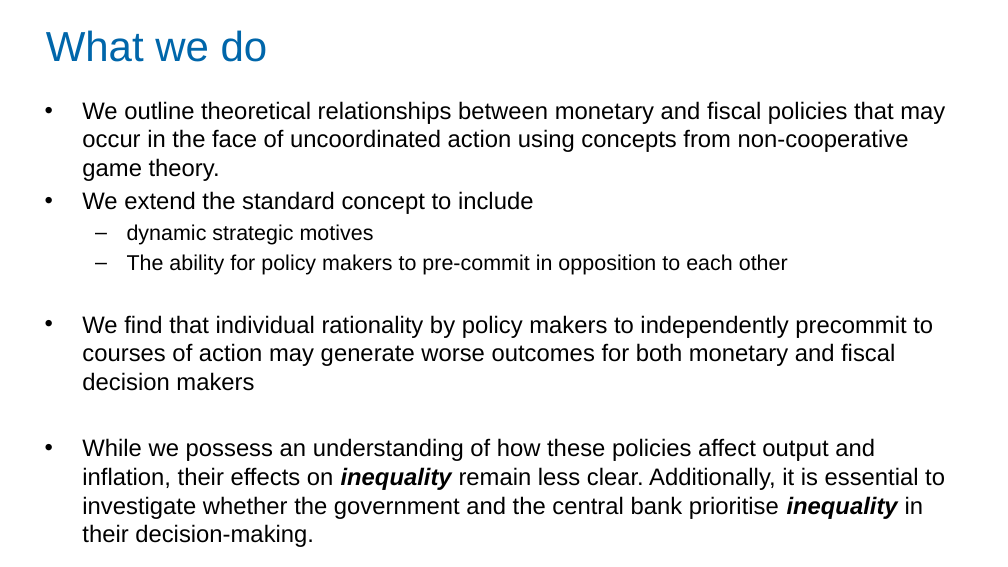
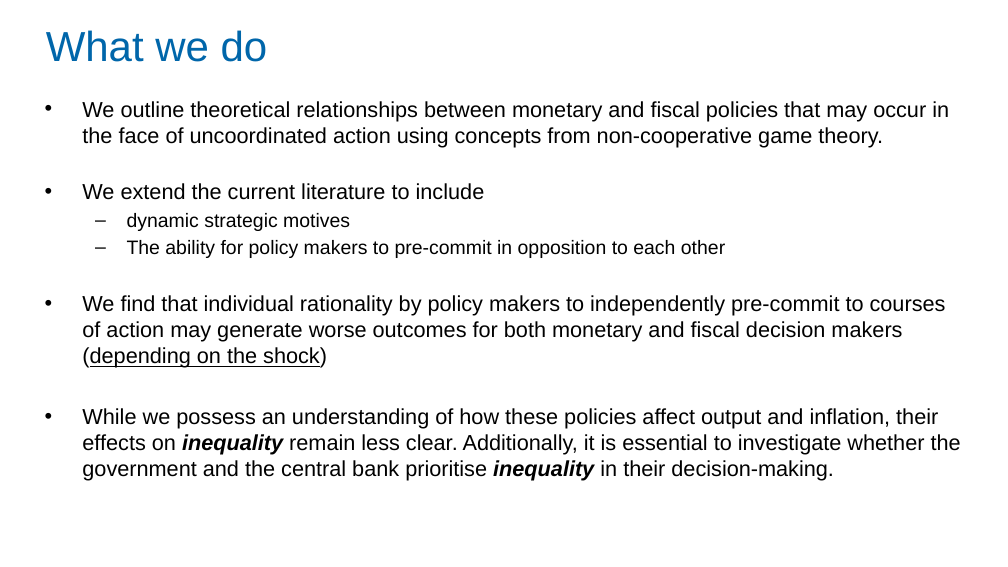
Before and after one commit to Zjub/TVHENZ, a slide deck: slide 2 of MF coordination/SI_game/Monetary and Fiscal Policy Coordination.pptx. Drawn at 1008x567 pixels with LibreOffice and Linux fonts; fonts in the diff are those of the drawing. Boxes give left, top, right and bottom in pixels: in the first picture for what was removed or moved away, otherwise in the second. Text is boxed around its words. In the diff, an @@ line names an element or a change of style, - is before the commit and + after.

```diff
--- a/MF coordination/SI_game/Monetary and Fiscal Policy Coordination.pptx
+++ b/MF coordination/SI_game/Monetary and Fiscal Policy Coordination.pptx
@@ text at <box>82,101,961,481</box>: size 17 to 15.5 pt in "We outline theoretical relationships between monetary and ...", "While we possess an understanding of how ..."; size 15.3 to 13.9 pt in "dynamic strategic motives", "The ability for policy makers to pre-commit ..." @@
@@ text at <box>82,183,485,200</box>: text changed; size 17 to 15.5 pt @@
-• We extend the standard concept to include
+• We extend the current literature to include
@@ text at <box>82,295,946,368</box>: text changed; size 17 to 15.5 pt @@
-• We find that individual rationality by policy makers to independently precommit to courses of action may generate worse outcomes for both monetary and fiscal decision makers
+• We find that individual rationality by policy makers to independently pre-commit to courses of action may generate worse outcomes for both monetary and fiscal decision makers (depending on the shock)
```
Also in this commit, not shown: 14 other slides changed, 1 slide removed, 2 other files.
